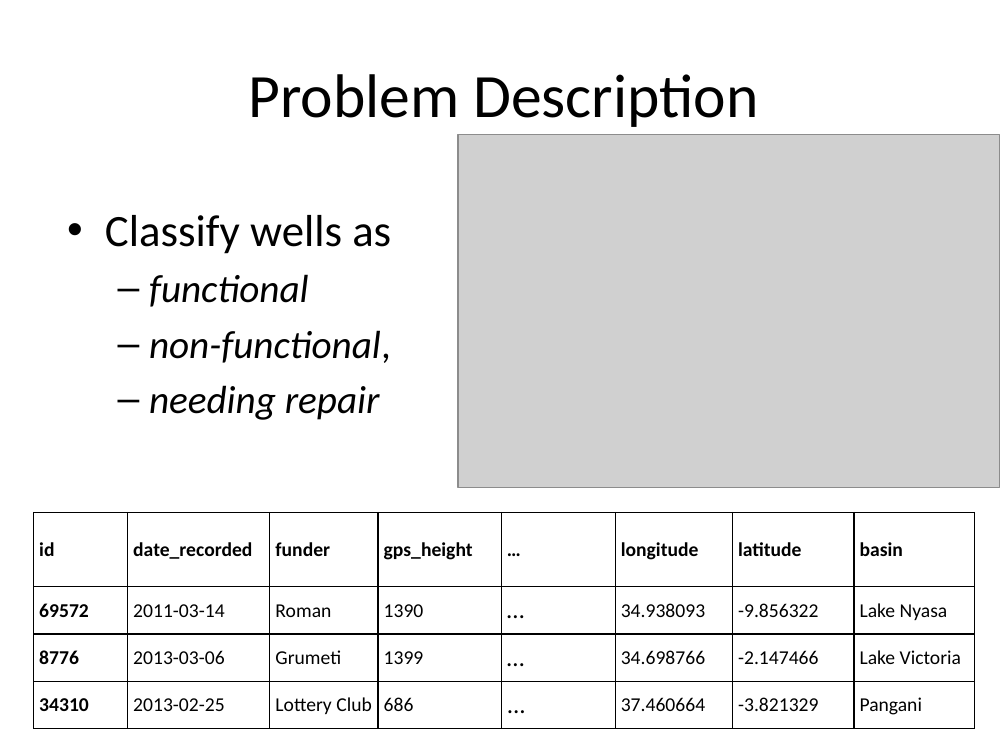
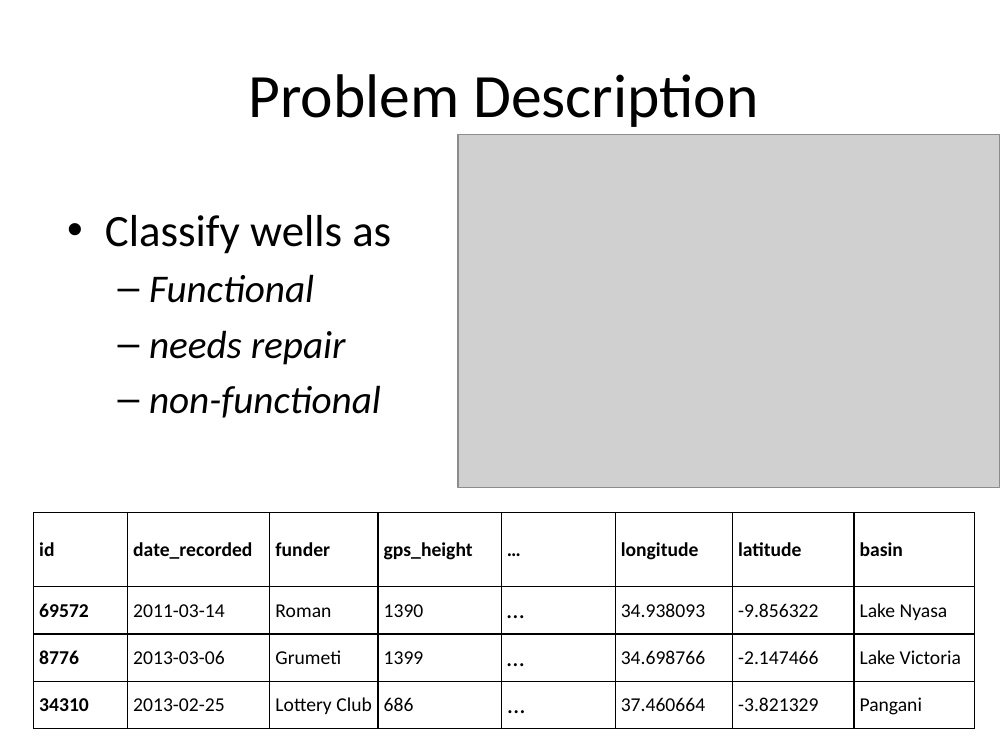
Before and after one commit to ghaslam/AM207, a slide deck: slide 6 of Screencast/Screencast.pptx (slide 2 before the commit). Drawn at 1008x756 pixels with LibreOffice and Linux fonts; fonts in the diff are those of the drawing; grey boxes stand for pictures. Boxes give left, top, right and bottom in pixels: in the first picture for what was removed or moved away, otherwise in the second. Text is boxed around its words. In the diff, an @@ line names an element or a change of style, - is before the commit and + after.

Commit message:
Updated slides

```diff
--- a/Screencast/Screencast.pptx
+++ b/Screencast/Screencast.pptx
@@ text at (149,274,381,418): text changed @@
-  – functional
-  – non-functional,
-  – needing repair
+  – Functional
+  – needs repair
+  – non-functional
```
Also in this commit, not shown: 3 other slides changed, 10 slides added, 1 slide removed.
